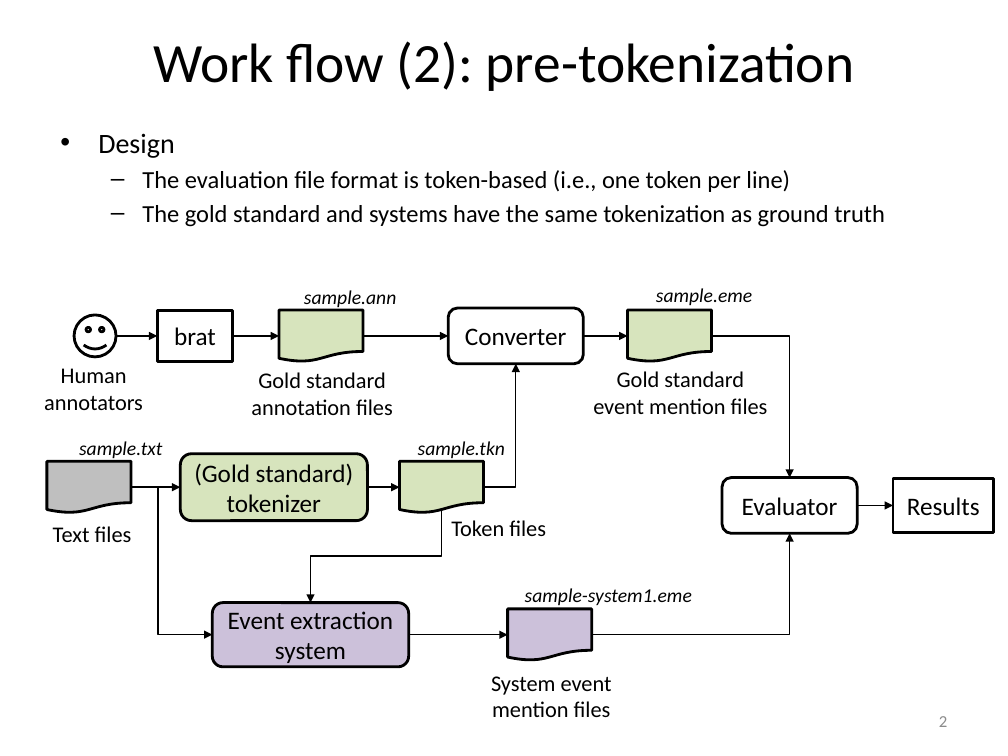
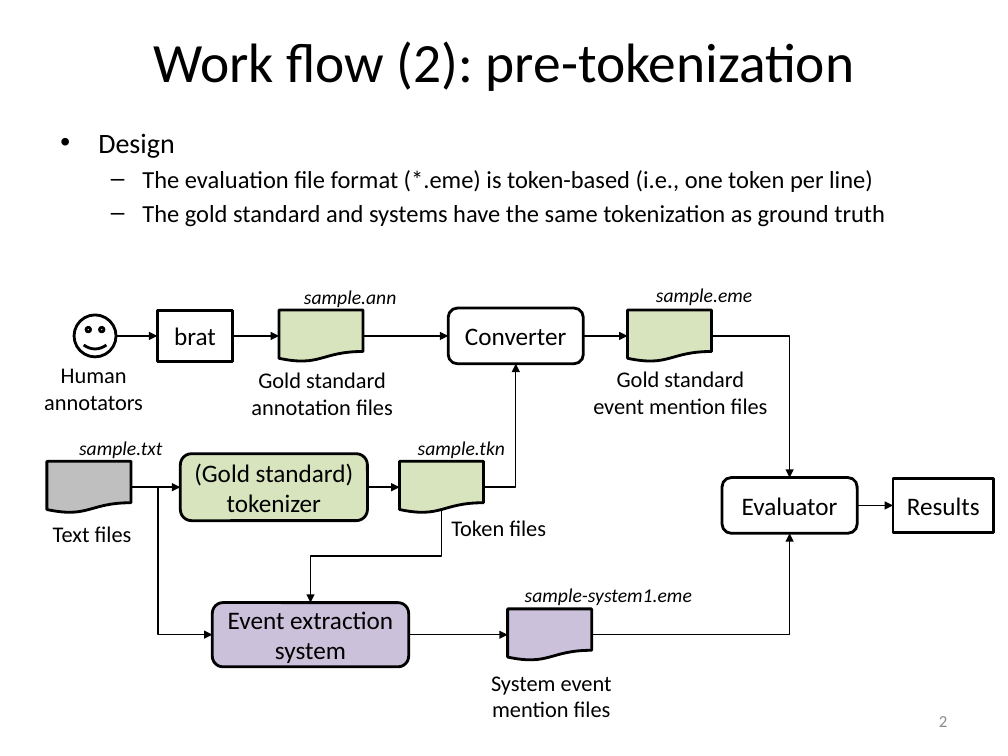
Before and after one commit to hunterhector/EvmEval, a slide deck: slide 2 of doc/evm-eval-work-flow.pptx. Drawn at 1008x756 pixels with LibreOffice and Linux fonts; fonts in the diff are those of the drawing. Boxes give left, top, right and bottom in pixels: in the first picture for what was removed or moved away, otherwise in the second. Text is boxed around its words. In the diff, an @@ line names an element or a change of style, - is before the commit and + after.

```diff
--- a/doc/evm-eval-work-flow.pptx
+++ b/doc/evm-eval-work-flow.pptx
@@ text at [142,170,873,192]: text changed @@
-  – The evaluation file format is token-based (i.e., one token per line)
+  – The evaluation file format (*.eme) is token-based (i.e., one token per line)
```
Also in this commit, not shown: 1 other slide changed.
